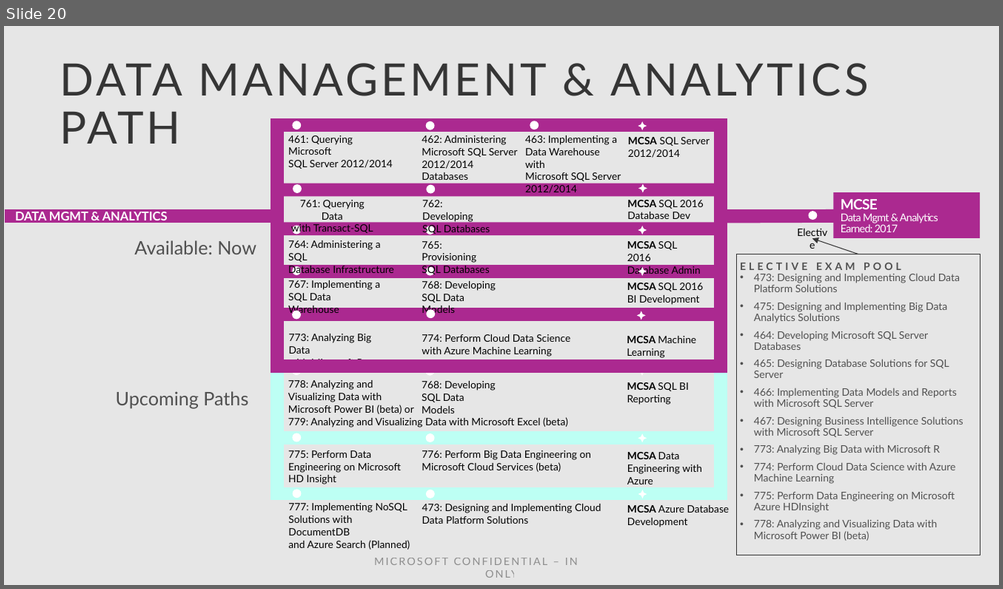
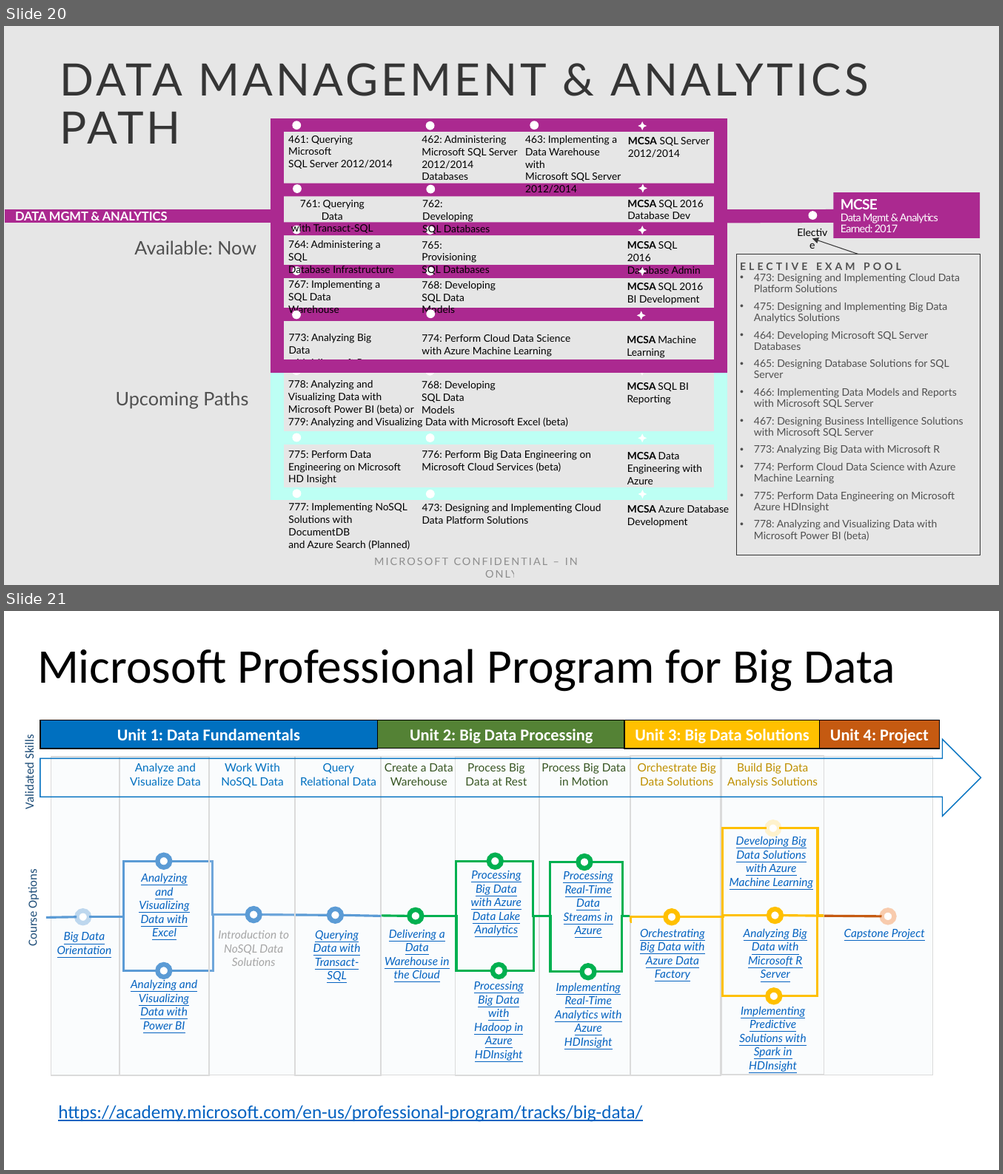
Before and after one commit to guruskill/70-475, a slide deck: NYC-Dec/Microsoft Certification 70-475 Intro.pptx. Shown one above the other, each under a label of ours: slide 20 before the commit, slides 20 and 21 after it. The pictures are 1003x589 and 1003x1174 pixels, drawn with LibreOffice and Linux fonts; fonts in the diff are those of the drawing; background and template pictures are left out. Boxes give left, top, right and bottom in pixels: in the first picture for what was removed or moved away, otherwise in the second. Text is boxed around its words. In the diff, an @@ line names an element or a change of style, - is before the commit and + after.

```diff
--- a/NYC-Dec/Microsoft Certification 70-475 Intro.pptx
+++ b/NYC-Dec/Microsoft Certification 70-475 Intro.pptx
@@ slide 21 added at [4, 611, 999, 1170], background #FFFFFF @@
@@ text added at [37, 649, 896, 692], 46.8 pt, text #000000 @@
+Microsoft Professional Program for Big Data
@@ rectangle added at [40, 720, 377, 749], fill #0070C0, outline #000000 1 pt, 16 pt, text #FFFFFF, bold @@
+Unit 1: Data Fundamentals
@@ rectangle added at [377, 720, 626, 749], fill #548235, outline #000000 1 pt, 16 pt, text #FFFFFF, bold @@
+Unit 2: Big Data Processing
@@ rectangle added at [624, 720, 820, 749], fill #FFC000, outline #000000 1 pt, 16 pt, text #FFFFFF, bold @@
+Unit 3: Big Data Solutions
@@ rectangle added at [819, 720, 939, 749], fill #C55A11, outline #000000 1 pt, 16 pt, text #FFFFFF, bold @@
+Unit 4: Project
@@ group added at [22, 737, 981, 816]: 9 texts, 1 right arrow @@
+Analyze and Visualize Data
+Query Relational Data
+Process Big Data at Rest
+Process Big Data in Motion
+Orchestrate Big Data Solutions
+Build Big Data Analysis Solutions
+Validated Skills
+Create a Data Warehouse
+Work With NoSQL Data
@@ rectangle added at [630, 757, 720, 1076], fill #DEEBF7 at 15% opacity, outline #DBDBDB 1 pt @@
@@ rectangle added at [721, 757, 823, 1076], fill #DEEBF7 at 15% opacity, outline #DBDBDB 1 pt @@
@@ elbow line added from (766, 828) to (677, 917), #FFC000 2.25 pt @@
@@ ellipse added at [766, 822, 780, 834], fill #FFFFFF, outline #FFF2CC 4.5 pt @@
@@ elbow line added from (780, 828) to (824, 916), #FFC000 2.25 pt @@
@@ text added at [729, 834, 813, 889], 11 pt, text #0563C1, italic, underline @@
+Developing Big Data Solutions with Azure Machine Learning
@@ group added at [25, 757, 381, 1076]: 6 texts, 5 ellipses, 4 rectangles, 4 elbow lines, 3 lines @@
+Big Data Orientation
+Analyzing and Visualizing Data with Excel
+Analyzing and Visualizing Data with Power BI
+Querying Data with Transact-SQL
+Course Options
+Introduction to NoSQL Data Solutions
@@ group added at [381, 757, 630, 1076]: 7 elbow lines, 5 texts, 5 ellipses, 3 rectangles, 1 line @@
+Processing Big Data with Hadoop in Azure HDInsight
+Processing Big Data with Azure Data Lake Analytics
+Delivering a Data Warehouse in the Cloud
+Processing Real-Time Data Streams in Azure
+Implementing Real-Time Analytics with Azure HDInsight
@@ elbow line added from (629, 916) to (594, 972), #00B050 2.25 pt @@
@@ elbow line added from (630, 922) to (665, 917), #FFC000 2.25 pt @@
@@ ellipse added at [665, 911, 677, 923], fill #FFFFFF, outline #FFC000 4.5 pt @@
@@ elbow line added from (767, 997) to (677, 917), #FFC000 2.25 pt @@
@@ elbow line added from (677, 917) to (768, 915), #FFC000 2.25 pt @@
@@ ellipse added at [768, 909, 782, 922], fill #FFFFFF, outline #FFC000 4.5 pt @@
@@ elbow line added from (824, 915) to (780, 997), #FFC000 2.25 pt @@
@@ line added from (782, 915) to (824, 916), #FFC000 2.25 pt @@
@@ group added at [824, 757, 933, 1076]: 1 rectangle, 1 text, 1 ellipse, 1 line @@
+Capstone Project
@@ text added at [640, 928, 705, 980], 11 pt, text #0563C1, italic, underline @@
+Orchestrating Big Data with Azure Data Factory
@@ text added at [743, 928, 807, 978], 11 pt, text #0563C1, italic, underline @@
+Analyzing Big Data with Microsoft R Server
@@ text added at [739, 1005, 805, 1072], 11 pt, text #0563C1, italic, underline @@
+Implementing Predictive Solutions with Spark in HDInsight
@@ ellipse added at [767, 990, 780, 1002], fill #FFFFFF, outline #FFC000 4.5 pt @@
@@ text added at [58, 1105, 642, 1122], 18 pt, text #0563C1, underline @@
+https://academy.microsoft.com/en-us/professional-program/tracks/big-data/
```
Also in this commit, not shown: 1 slide changed.
